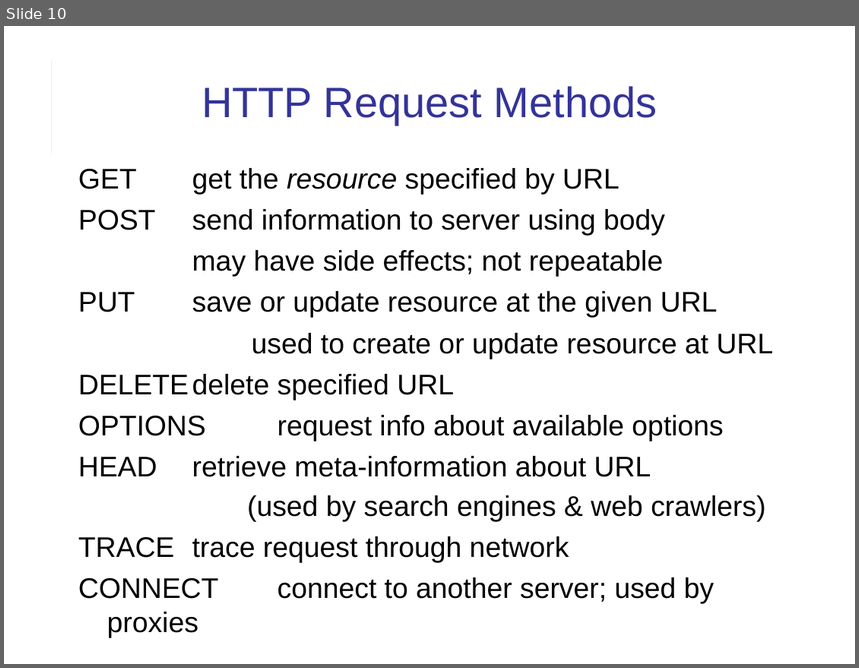
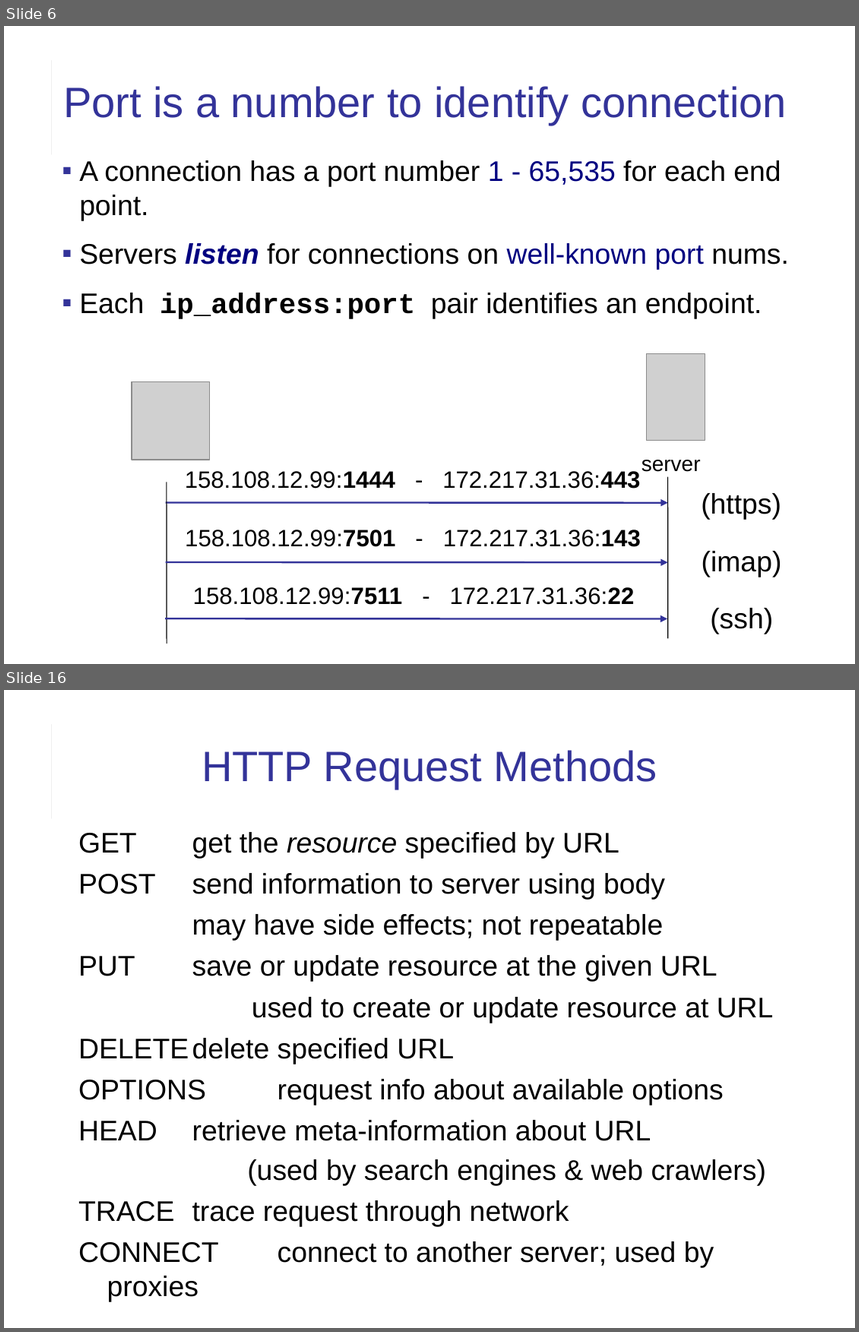
Before and after one commit to cpske/ISP, a slide deck: web/HTTP.ppt. Shown one above the other, each under a label of ours: slide 10 before the commit, slides 6 and 16 after it; the slides between them are not shown. The pictures are 859x668 and 859x1332 pixels, drawn with LibreOffice and Linux fonts; fonts in the diff are those of the drawing; grey boxes stand for pictures. Boxes give left, top, right and bottom in pixels: in the first picture for what was removed or moved away, otherwise in the second. Text is boxed around its words. In the diff, an @@ line names an element or a change of style, - is before the commit and + after.

```diff
--- a/web/HTTP.ppt
+++ b/web/HTTP.ppt
@@ slide 6 added at bbox=[4, 26, 855, 664], background #FFFFFF; not listed: 2 template elements that a slide beside it also shows @@
@@ title added at bbox=[63, 86, 787, 125], 36 pt, text #333399 @@
+Port is a number to identify connection
@@ text added at bbox=[79, 161, 789, 319], 24 pt, text #000000 @@
+▪ A connection has a port number 1 - 65,535 for each end point.
+▪ Servers listen for connections on well-known port nums.
+▪ Each ip_address:port pair identifies an endpoint.
@@ picture added at bbox=[647, 354, 705, 440] @@
@@ picture added at bbox=[132, 382, 210, 460] @@
@@ text added at bbox=[185, 471, 640, 489], 20 pt, text #000000 @@
+158.108.12.99:1444 - 172.217.31.36:443
@@ text added at bbox=[642, 460, 701, 472], 18 pt, text #000000 @@
+server
@@ line added from (668, 477) to (668, 639), #000000 0.74 pt @@
@@ arrow added from (167, 503) to (668, 503), #333399 1.5 pt @@
@@ line added from (167, 482) to (167, 644), #000000 0.74 pt @@
@@ text added at bbox=[701, 493, 781, 520], 24 pt, text #000000 @@
+(https)
@@ text added at bbox=[185, 530, 641, 547], 20 pt, text #000000 @@
+158.108.12.99:7501 - 172.217.31.36:143
@@ arrow added from (167, 563) to (668, 563), #333399 1.5 pt @@
@@ text added at bbox=[702, 551, 782, 577], 24 pt, text #000000 @@
+(imap)
@@ text added at bbox=[193, 588, 635, 605], 20 pt, text #000000 @@
+158.108.12.99:7511 - 172.217.31.36:22
@@ text added at bbox=[710, 608, 773, 635], 24 pt, text #000000 @@
+(ssh)
@@ arrow added from (166, 620) to (668, 620), #333399 1.5 pt @@
@@ what was slide 10 is now slide 16 @@
```
Also in this commit, not shown: 16 slides changed, 11 other slides added, 1 slide removed, 2 other files.
